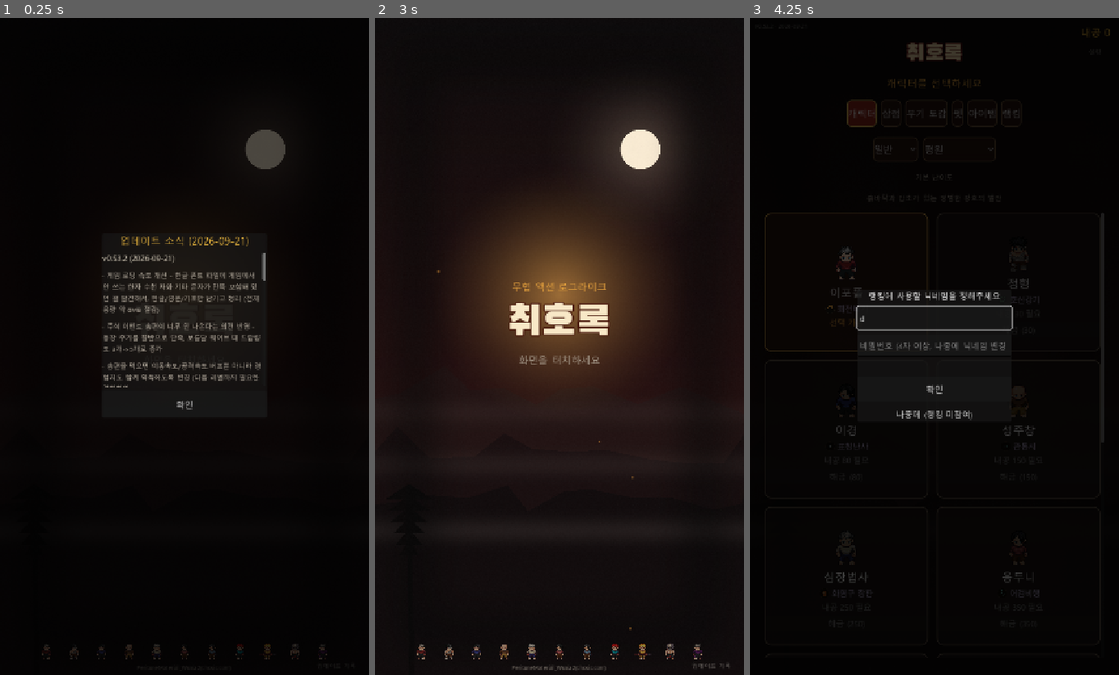
Above: before the commit, frames 1-3 (left to right).
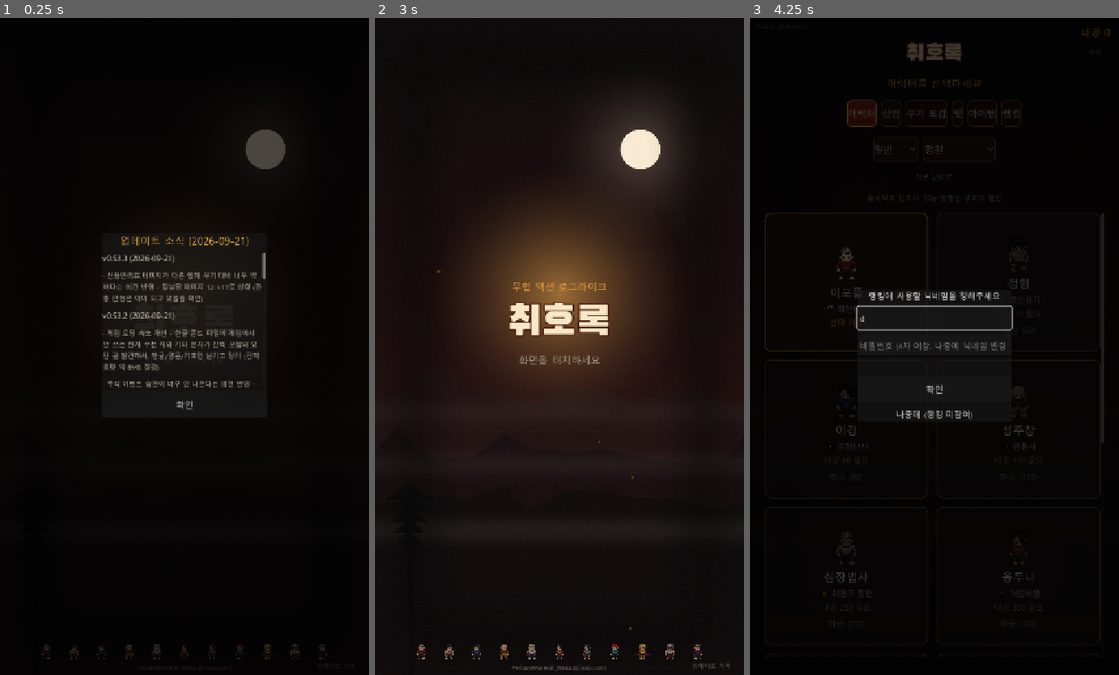
Above: after the commit, the same moments.

Repository: wlsxotla-cpu/chwiholok-game
Game: Godot game, scene res://scenes/Title.tscn
The game is run twice, just before and just after one commit, with the same random seed, the same clock (stepped at 60 frames per second) and the same inputs. Sound files missing from this copy of the repository are replaced by a short silence.
Inputs (mouse positions are in pixels of both pictures, inside the frame that each line leads up to):
- Up to frame 1 (0.25 s): no input
- Up to frame 2 (3 s): click (559, 346) at 0.5 s; click (559, 346) at 1.25 s; click "업데이트 기록" at 2 s; click "확인" at 2.75 s
- Up to frame 3 (4.25 s): tap Enter at 3.5 s; move the mouse to (1015, 313) at 3.52 s; hold D (move_right) from 3.53 s (still down); click (1015, 313) at 3.67 s

The runs differ from the first frame. In frame 1, 2.6% of the frame differs, in the area x 27-72%, y 36-57%; in frame 2, nothing differs; in frame 3, less than 0.1%.

Commit message:
v0.53.3: 선풍만리표 데미지 상향 (12->17)
다른 합체 무기들과 비교했을 때 단일 대상 기준 초당 데미지가 가장
낮았던 문제를 반영해 칼날당 데미지를 상향. 관통 여부도 확인했는데
이미 whirl_blade_bullet.gd가 적을 맞춰도 소멸하지 않고 계속 날아가
다른 적까지 맞추는 구조로 되어 있어 별도 수정 없이 관통은 정상
작동함 (헤드리스 테스트로 일렬로 세운 적 2마리 모두 피격 확인).

Co-Authored-By: Claude Sonnet 5 <noreply@anthropic.com>

Diff:
--- a/scripts/changelog_data.gd
+++ b/scripts/changelog_data.gd
@@ -1,6 +1,9 @@
 extends RefCounted
 
 const ENTRIES := [
+	{"version": "v0.53.3", "date": "2026-09-21", "changes": [
+		"선풍만리표 데미지가 다른 합체 무기 대비 너무 약하다는 의견 반영 - 칼날당 데미지 12->17로 상향 (관통 판정은 이미 되고 있음을 확인)",
+	]},
 	{"version": "v0.53.2", "date": "2026-09-21", "changes": [
 		"게임 로딩 속도 개선 - 한글 폰트 파일에 게임에서 안 쓰는 한자 수천 자와 기타 문자가 잔뜩 포함돼 있던 걸 발견해서, 한글/영문/기호만 남기고 정리 (전체 용량 약 8MB 절감)",
 		"추석 이벤트 송편이 너무 안 나온다는 의견 반영 - 등장 주기를 절반으로 단축, 보름달 웨이브 때 드랍량도 3개->5개로 증가",
--- a/scripts/game_state.gd
+++ b/scripts/game_state.gd
@@ -3,7 +3,7 @@
 const SAVE_PATH := "user://save.json"
 const RUN_SAVE_PATH := "user://run_save.json"
 const ARENA_HALF_SIZE := 1800.0
-const VERSION := "v0.53.2 · 2026-09-21"
+const VERSION := "v0.53.3 · 2026-09-21"
 
 const CHUSEOK_EVENT_START := {"year": 2026, "month": 9, "day": 18}
 const CHUSEOK_EVENT_END := {"year": 2026, "month": 10, "day": 3}
--- a/scripts/player.gd
+++ b/scripts/player.gd
@@ -30,7 +30,7 @@
 	"lightning": {"name": "뇌전장", "cooldown": 1.8, "damage": 7.0, "count": 2.0},
 	"heaven_blade": {"name": "천지개벽검", "cooldown": 1.0, "damage": 22.0, "radius": 130.0, "knockback": 160.0},
 	"piercing_calamity": {"name": "멸겁관천검", "cooldown": 1.3, "damage": 26.0, "radius": 340.0},
-	"whirl_storm": {"name": "선풍만리표", "cooldown": 1.2, "damage": 12.0, "count": 5.0},
+	"whirl_storm": {"name": "선풍만리표", "cooldown": 1.2, "damage": 17.0, "count": 5.0},
 	"thunder_formation": {"name": "뇌검진", "cooldown": 1.0, "damage": 9.0, "radius": 100.0, "count": 3.0},
 	"halberd": {"name": "패왕붕권", "cooldown": 1.3, "damage": 13.0, "count": 3.0},
 	"swordshield": {"name": "호심검방", "cooldown": 1.5, "damage": 9.0, "radius": 260.0, "count": 6.0},
